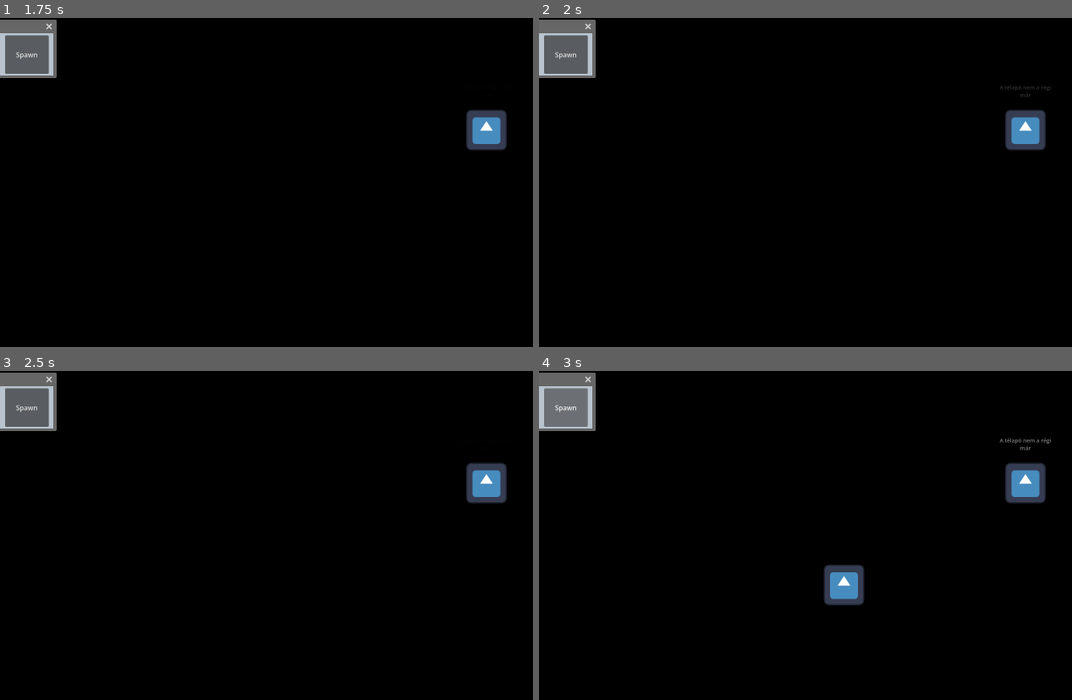
Above: before the commit, frames 1-4 (two rows, left to right).
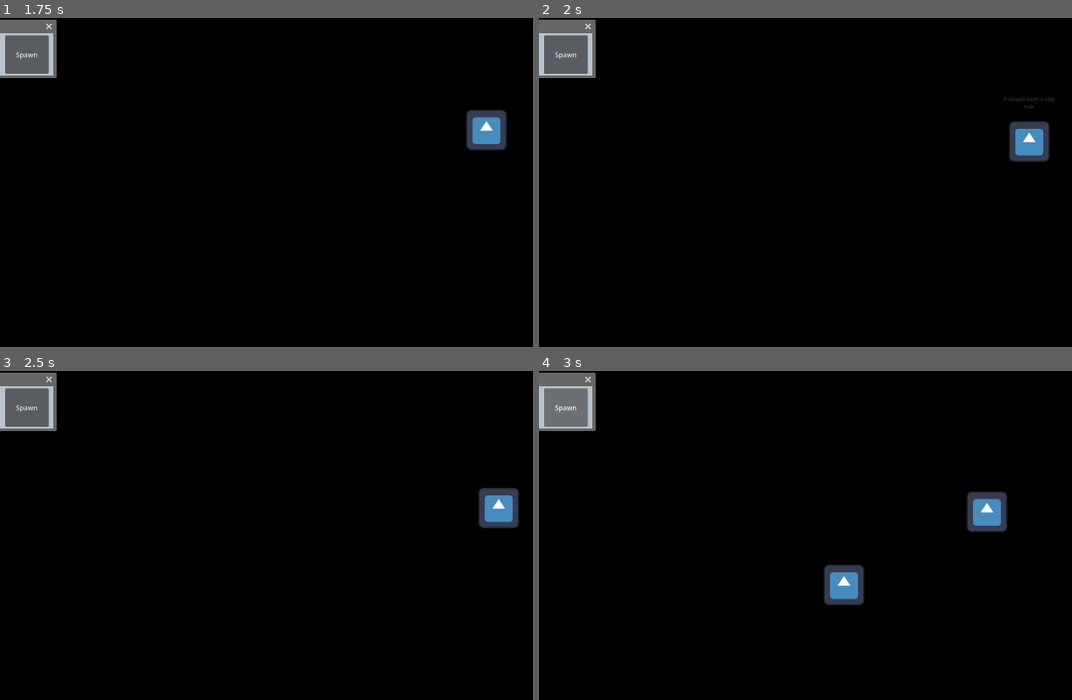
Above: after the commit, the same moments.

Repository: Troberto1/Desktop-pet
Game: Godot game, scene res://GameFiles/Base System/Scenes/base_cotroller.tscn
The game is run twice, just before and just after one commit, with the same random seed, the same clock (stepped at 60 frames per second) and the same inputs. The engine's default icon, where the game draws it, is replaced by a stand-in: a white triangle on a blue panel in a dark square.
Inputs (mouse positions are in pixels of both pictures, inside the frame that each line leads up to; where the layout moved, square brackets give the same spot in the first picture):
- Up to frame 1 (1.75 s): click "Spawn" at 0.5 s; click (474, 139) at 1.25 s
- Up to frame 2 (2 s): no input
- Up to frame 3 (2.5 s): click (490, 496) [485, 482] at 2 s
- Up to frame 4 (3 s): click "Spawn" at 2.75 s

Frame 1 is identical in both runs. In frame 2, 1.1% of the frame differs, in the area x 86-97%, y 20-44%; in frame 3, 1.6%; in frame 4, 2.0%, in the area x 80-97%, y 20-50%.

Commit message:
2026.02.21

Diff:
--- a/desktop-pet/Brains/test01Brain.gd
+++ b/desktop-pet/Brains/test01Brain.gd
@@ -19,27 +19,27 @@
 
 func _init() -> void:
 	print("Hello World!")
-	#NOTE: Has to be like this, because onready runs after this (i guess)
+	#NOTE: Has to be like this, because @onready runs after/before this (i guess) and doesnt activates
 	$Window/Timer.connect("timeout",process2)
 	$Window/Input_Button.connect("pressed",click)
 	$Window/Label.modulate = Color.hex(0xffffff00)
 
 
-
 var Wander_Pos : Vector2
+var Prev_State : String
 
 func process2():
-	print(State)
+	if State != Prev_State:
+		Prev_State = State
+		print(State)
 	match State:
-		"idle":
-			pass
 		"wander":
 			if Wander_Pos != Vector2(0,0):
 				move_to(Wander_Pos) #FIX!
 			else:
 				Wander_Pos = Vector2(randi_range(0,get_window().size.x),randi_range(0,get_window().size.y))
 		"chase":
-			move_to(get_global_mouse_position() + Vector2(ceil(window.size)) / 2)
+			move_to(get_global_mouse_position() + Vector2(10,10))
 
 		"sound":
 			audio.stop()
@@ -54,15 +54,14 @@
 			audio.play()
 			await get_tree().create_timer(0.3).timeout
 			State = "idle"
-
+			#TODO: make it wander automaticly switch between idle -- wander, and for temp the state is randomm
 		"idle":
 			State = "stop"
-			await get_tree().create_timer(2).timeout
-			State = ["wander", "chase","follow","sound"].pick_random()#NOTE make these chosables by charater
+			print("continue")
+			State = ["wander", "chase","follow"].pick_random()#NOTE make these chosables by charater
 
 		"follow":
 			move_to(get_global_mouse_position())
-
 		"stop":
 			pass
 
